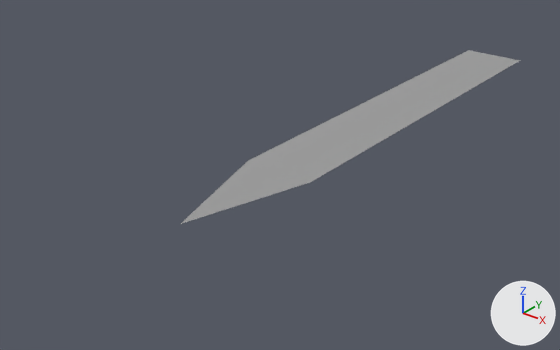
What one commit did to the COLLADA model src/fpe_flow_meter/fpe_flow_meter_dial.dae.
One viewpoint serves both versions: a camera (50 mm lens) standing at (0.0448, -0.1067, 0.1417) and looking at (-0.0041, -0.0456, 0.1038). The axes (+X, +Y, +Z) are drawn at lower right. The lights are the same throughout.

The older version as bpy lines, for what is in view:
```python
me_cube_030 = bpy.data.meshes.new('Cube.030')
me_cube_030.from_pydata(...)  # 5 vertices, 3 faces; spans x -0.0041..0.0041, y -0.065..0.0, z 0.1075
me_cube_030.materials.append(mat_dark_gray)  # grey #9d9d9d
# before: 0 (0.0, -0.065, 0.1075) at pixel (179, 224), 1 (-0.0041, 0.0, 0.1075) at pixel (468, 50), 2 (-0.0041, -0.051, 0.1075) at pixel (247, 160), 3 (0.0041, 0.0, 0.1075) at pixel (520, 60), 4 (0.0041, -0.051, 0.1075) at pixel (310, 182)
ob_flow_meter_dial = bpy.data.objects.new('flow_meter_dial', me_cube_030)
ob_flow_meter_dial.location = (0.0, 0.0, 0.0)
```
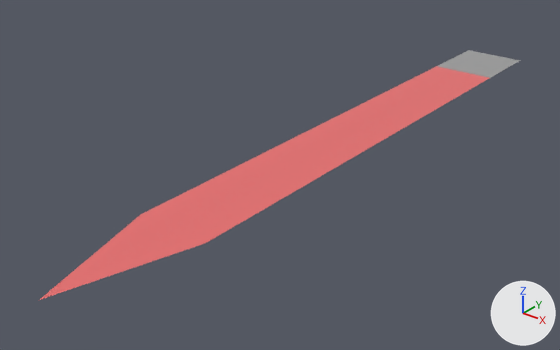
Commit message: Add odometer to flow meter

Changed parts and their boxes (x1, y1, x2, y2) in the pictures (560 x 350 px):
'flow_meter_dial', reshaped (42% wider, 43% taller)
    before: (181, 50, 520, 224)
    after: (39, 50, 520, 300)

The change, as a list of edits to the scene's bpy script:
```text
Add mat_button_red:
    mat_button_red = principled_material('button_red')
    mat_button_red.base_color = (0.8, 0.157, 0.157)  # red #e76e6e
Change me_cube_030:
    where me_cube_030.from_pydata(...)  # 5 vertices, 3 faces; spans x -0.0041..0.0041, y -0.065..0.0, z 0.1075
    used by ob_flow_meter_dial; location = (0.0, 0.0, 0.0)
    verts and faces of me_cube_030; kept vertices keep their numbers, new ones are numbered from 5
    me_cube_030 part 1
    add delete_vertices([2])  # with the faces that use them
    add verts[0] = (0.0, -0.08, 0.1075)  # moved, pixel (38, 300)
    add verts[4] = (0.0041, -0.066, 0.1075)  # moved, pixel (205, 243)
    add verts[5] = (-0.0041, -0.066, 0.1075)  # pixel (140, 214)
    add verts[6] = (-0.0041, -0.01, 0.1075)  # pixel (436, 66)
    add verts[7] = (0.0041, -0.01, 0.1075)  # pixel (490, 77)
    add faces += [(0, 4, 5), (5, 7, 6), (4, 7, 5)]  # mat_button_red (red #e76e6e)
    add faces += [(1, 6, 3), (3, 6, 7)]  # mat_dark_gray (grey #9d9d9d)
    add me_cube_030.materials.append(mat_button_red)  # red #e76e6e
```
